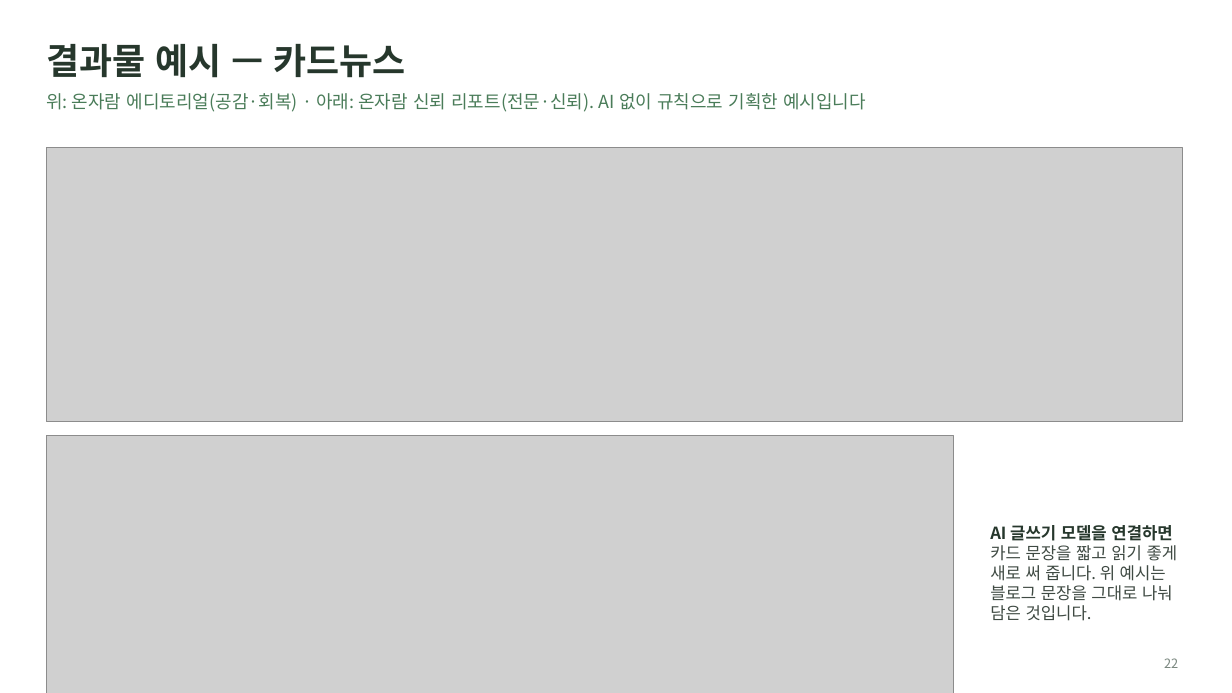
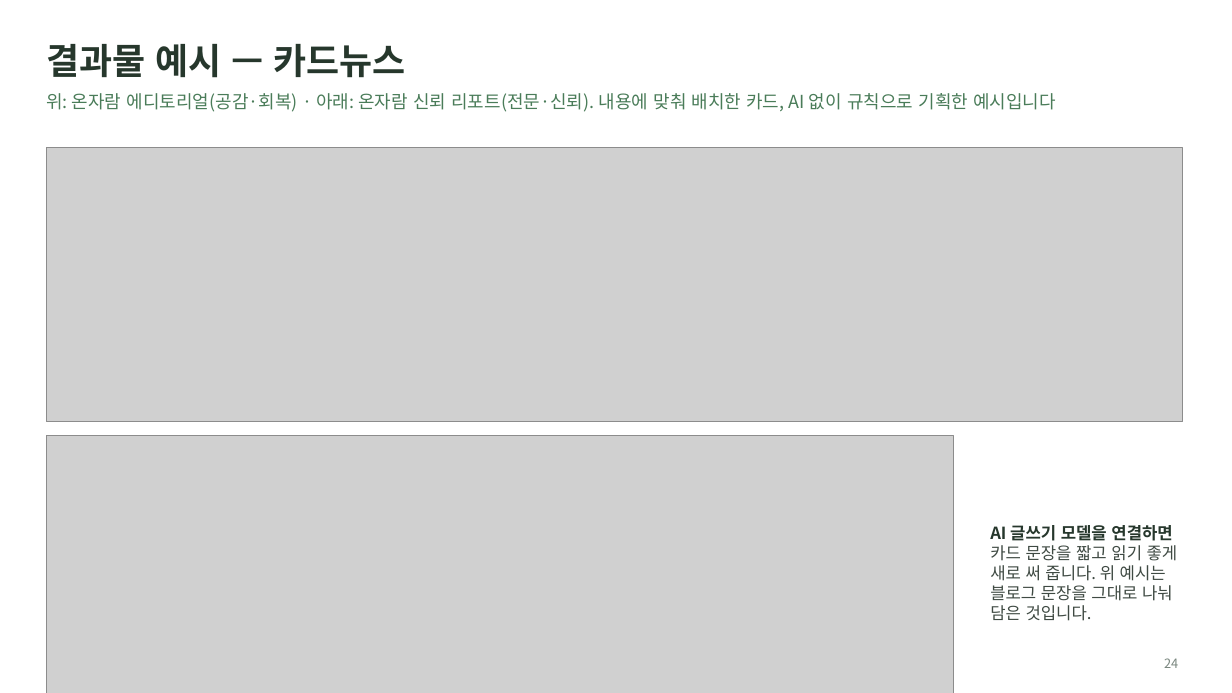
Before and after one commit to JaewooLee-AI/OSMU_onjaram, a slide deck: slide 24 of docs/manual/온자람_OSMU_사용자설명서.pptx (slide 22 before the commit). Drawn at 1232x693 pixels with LibreOffice and Linux fonts; fonts in the diff are those of the drawing; grey boxes stand for pictures. Boxes give left, top, right and bottom in pixels: in the first picture for what was removed or moved away, otherwise in the second. Text is boxed around its words. In the diff, an @@ line names an element or a change of style, - is before the commit and + after.

```diff
--- a/docs/manual/온자람_OSMU_사용자설명서.pptx
+++ b/docs/manual/온자람_OSMU_사용자설명서.pptx
@@ text at [46, 93, 1056, 112]: text changed @@
-위: 온자람 에디토리얼(공감·회복) · 아래: 온자람 신뢰 리포트(전문·신뢰). AI 없이 규칙으로 기획한 예시입니다
+위: 온자람 에디토리얼(공감·회복) · 아래: 온자람 신뢰 리포트(전문·신뢰). 내용에 맞춰 배치한 카드, AI 없이 규칙으로 기획한 예시입니다
@@ page number at [1164, 658, 1178, 668]: text changed @@
-22
+24
```
Also in this commit, not shown: 9 other slides changed, 3 slides added, 1 slide removed, 7 other files.
